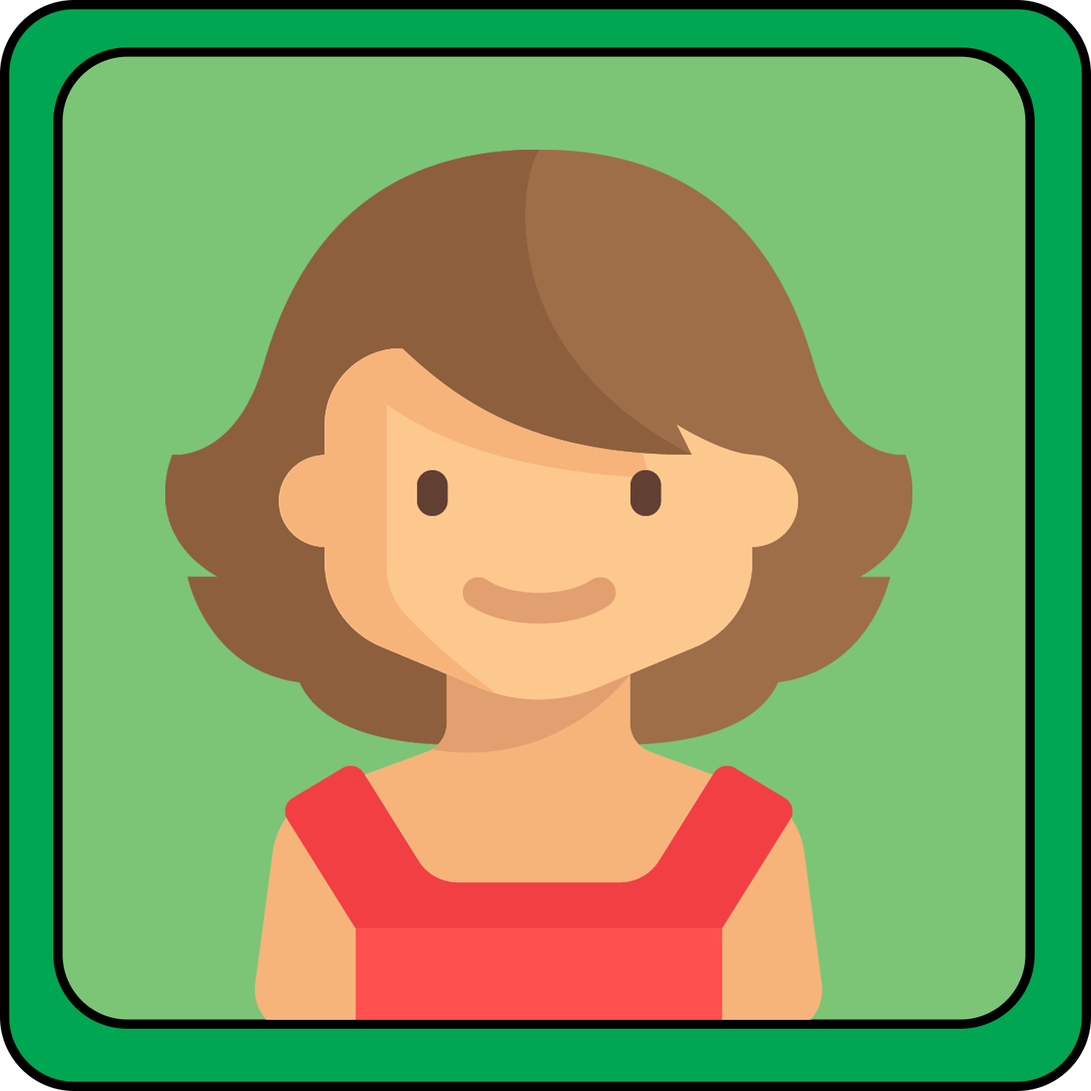
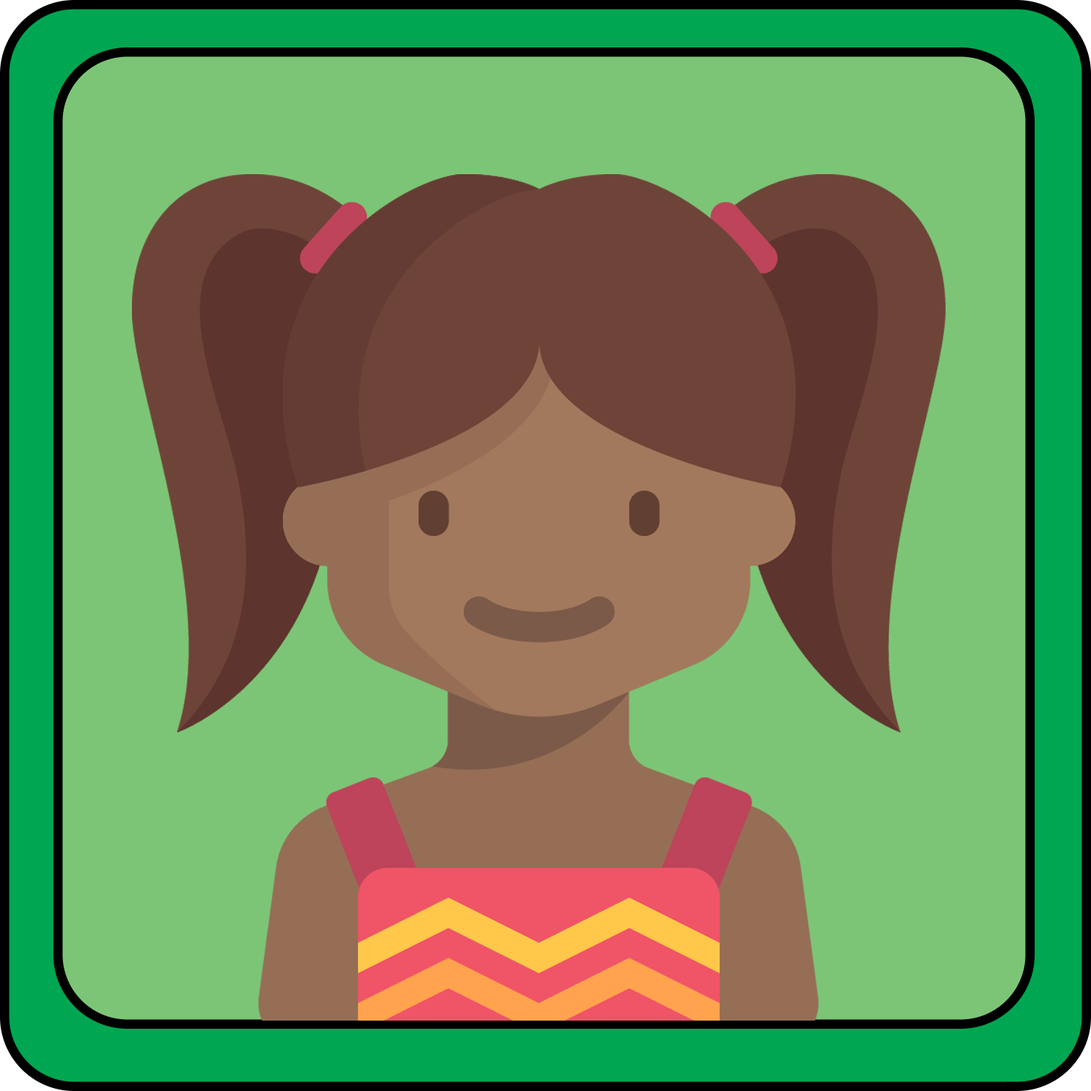
Two versions of the same layered image (1091x1091). Layer-by-layer changes:
hid "Layer 1" (1st of 3), painted on it over [165, 149, 913, 1021]
added layer "Layer 2" above "Rounded Rectangle 3" over [131, 174, 947, 1022]
